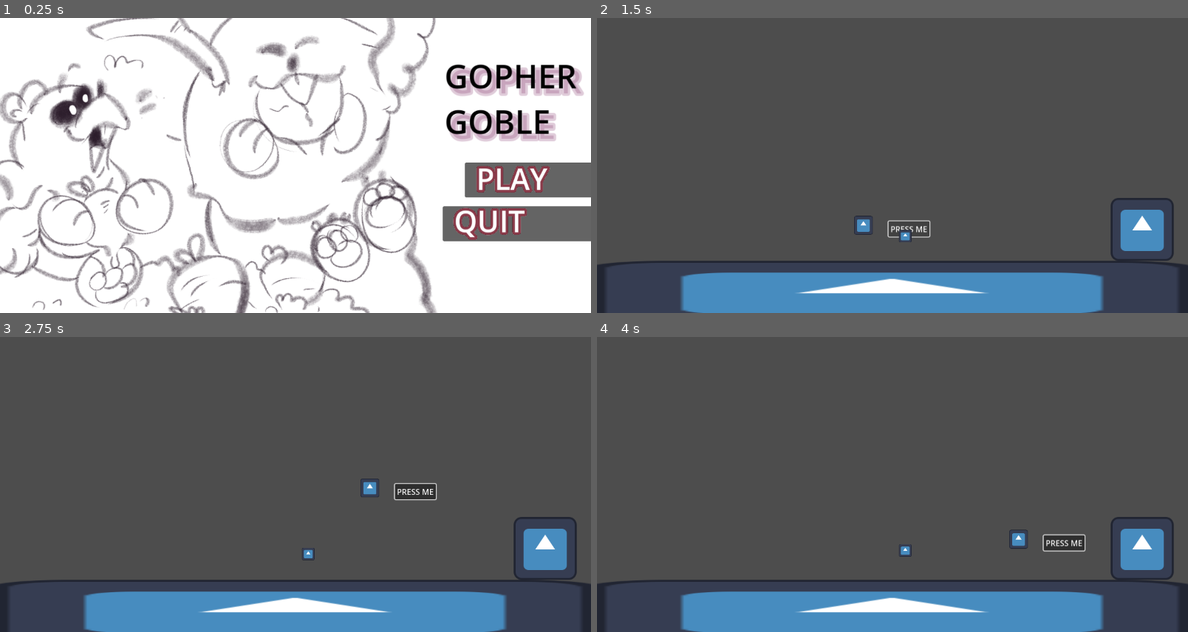
Above: before the commit, frames 1-4 (two rows, left to right).
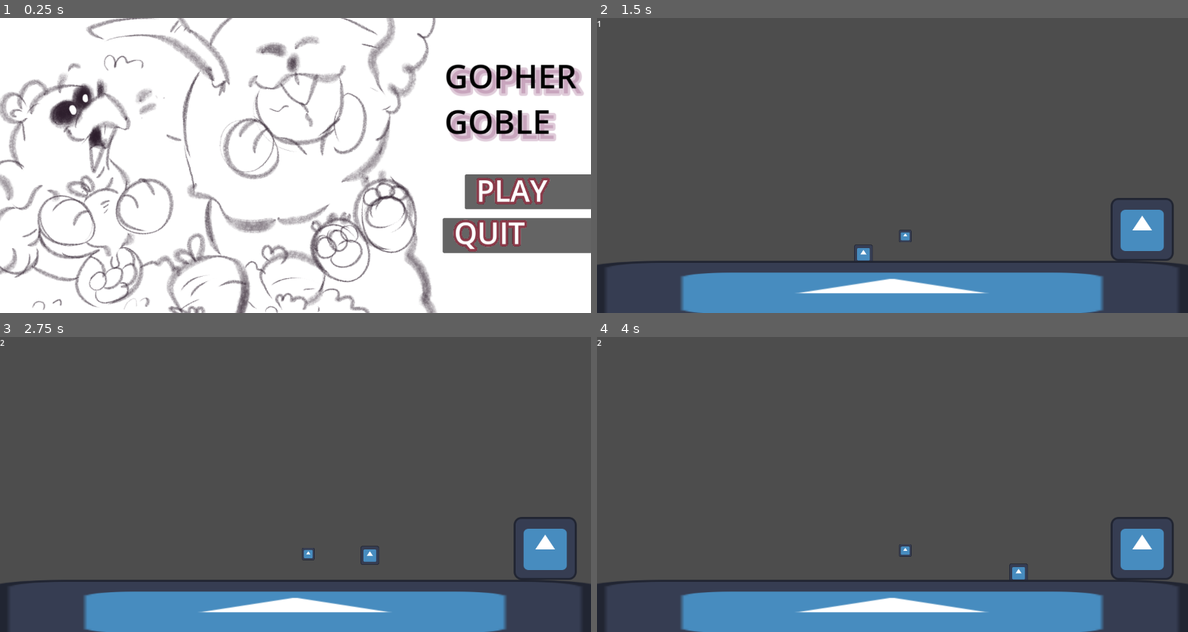
Above: after the commit, the same moments.

Repository: Kapioga/Gopher-Goble
Game: Godot game, scene res://Scenes/start_screen.tscn
The game is run twice, just before and just after one commit, with the same random seed, the same clock (stepped at 60 frames per second) and the same inputs. The engine's default icon, where the game draws it, is replaced by a stand-in: a white triangle on a blue panel in a dark square.
Inputs (mouse positions are in pixels of both pictures, inside the frame that each line leads up to):
- Up to frame 1 (0.25 s): no input
- Up to frame 2 (1.5 s): click "PLAY" at 0.5 s; click (910, 256) at 1.25 s, where only the run before the commit has a clickable "PRESS ME"
- Up to frame 3 (2.75 s): tap Enter (ui_accept) at 2, 2.27 s; move the mouse to (425, 469) at 2.02 s; hold Right (Right) from 2.03 s (still down)
- Up to frame 4 (4 s): move the mouse to (774, 499) at 2.77 s; tap Enter (ui_accept) at 3.02 s; move the mouse to (951, 419) at 3.52 s; release Right (Right) at 3.53 s; hold Left (Left) from 3.53 s (still down)

The runs differ from the first frame. In frame 1, 4.5% of the frame differs, in the area x 74-100%, y 49-80%; in frame 2, 0.4%; in frame 3, 0.7%; in frame 4, 0.6%.

Commit message:
Added score system (mock)

Diff:
--- a/Scenes/Game_Main.tscn
+++ b/Scenes/Game_Main.tscn
@@ -6,6 +6,9 @@
 [ext_resource type="PackedScene" uid="uid://caqqaot1qaopc" path="res://Scenes/Platform.tscn" id="3_rcexr"]
 [ext_resource type="PackedScene" uid="uid://ca3pdihfb255" path="res://Scenes/gopher.tscn" id="4_nnyj8"]
 [ext_resource type="PackedScene" uid="uid://d3rjdb1ycdumj" path="res://temp_borders.tscn" id="5_prq3j"]
+
+[sub_resource type="RectangleShape2D" id="RectangleShape2D_4jxgm"]
+size = Vector2(55, 69)
 
 [node name="GameMain" type="Node2D"]
 script = ExtResource("1_nodvi")
@@ -19,7 +22,20 @@
 [node name="Veggie" parent="." instance=ExtResource("3_1isrd")]
 position = Vector2(626, 446)
 
+[node name="ScoreDetect" type="Area2D" parent="Veggie"]
+
+[node name="CollisionShape2D" type="CollisionShape2D" parent="Veggie/ScoreDetect"]
+position = Vector2(0, 1)
+shape = SubResource("RectangleShape2D_4jxgm")
+
 [node name="Gopher" parent="." instance=ExtResource("4_nnyj8")]
 position = Vector2(1107, 430)
 
 [node name="TempBorders" parent="." instance=ExtResource("5_prq3j")]
+
+[node name="ScoreLabel" type="Label" parent="."]
+offset_right = 186.0
+offset_bottom = 67.0
+size_flags_horizontal = 4
+
+[connection signal="area_entered" from="Veggie/ScoreDetect" to="." method="_on_score_detect_area_entered"]
--- a/Scenes/Player.tscn
+++ b/Scenes/Player.tscn
@@ -26,6 +26,7 @@
 shape = SubResource("RectangleShape2D_7jssq")
 
 [node name="Button" type="Button" parent="."]
+visible = false
 offset_left = 51.0
 offset_top = -8.0
 offset_right = 59.0
--- a/Scenes/start_screen.tscn
+++ b/Scenes/start_screen.tscn
@@ -18,7 +18,6 @@
 
 [sub_resource type="Animation" id="Animation_p80m3"]
 resource_name = "MenuWiggle"
-loop_mode = 1
 tracks/0/type = "value"
 tracks/0/imported = false
 tracks/0/enabled = true
@@ -30,6 +29,21 @@
 "transitions": PackedFloat32Array(1, 1, 1),
 "update": 0,
 "values": [Vector2(875, 167), Vector2(875, 151), Vector2(875, 167)]
+}
+
+[sub_resource type="Animation" id="Animation_0pglj"]
+resource_name = "QuitButWiggle"
+tracks/0/type = "value"
+tracks/0/imported = false
+tracks/0/enabled = true
+tracks/0/path = NodePath("../QuitButton:position")
+tracks/0/interp = 1
+tracks/0/loop_wrap = true
+tracks/0/keys = {
+"times": PackedFloat32Array(0, 0.5, 1),
+"transitions": PackedFloat32Array(1, 1, 1),
+"update": 0,
+"values": [Vector2(830, 256), Vector2(830, 245), Vector2(830, 256)]
 }
 
 [sub_resource type="Animation" id="Animation_da8cx"]
@@ -59,22 +73,6 @@
 "values": [Vector2(830, 256)]
 }
 
-[sub_resource type="Animation" id="Animation_0pglj"]
-resource_name = "QuitButWiggle"
-loop_mode = 1
-tracks/0/type = "value"
-tracks/0/imported = false
-tracks/0/enabled = true
-tracks/0/path = NodePath("../QuitButton:position")
-tracks/0/interp = 1
-tracks/0/loop_wrap = true
-tracks/0/keys = {
-"times": PackedFloat32Array(0, 0.5, 1),
-"transitions": PackedFloat32Array(1, 1, 1),
-"update": 0,
-"values": [Vector2(830, 256), Vector2(830, 245), Vector2(830, 256)]
-}
-
 [sub_resource type="AnimationLibrary" id="AnimationLibrary_ktewy"]
 _data = {
 "MenuWiggle": SubResource("Animation_p80m3"),
@@ -102,7 +100,7 @@
 label_settings = SubResource("LabelSettings_ej6qv")
 
 [node name="Buttons" type="CanvasGroup" parent="."]
-position = Vector2(69, 127)
+position = Vector2(69, 151)
 
 [node name="PlayButton" type="Button" parent="Buttons"]
 anchors_preset = 15
--- a/Scripts/Game_Main.gd
+++ b/Scripts/Game_Main.gd
@@ -1,5 +1,7 @@
 extends Node2D
 
+@onready var label = $ScoreLabel
+var score: int = 0
 
 # Called when the node enters the scene tree for the first time.
 func _ready():
@@ -14,3 +16,11 @@
 func leavepan():
 	if Input.is_action_just_pressed("Exit"):
 		get_tree().change_scene_to_file("res://Scenes/start_screen.tscn")
+
+
+
+#Adds score to label
+func _on_score_detect_area_entered(area):
+	var newscore = 1
+	score += newscore
+	label.text = str(score)
Binary file changed: Planning/Lil mouse dude.png
Not shown: 1 places in Scenes/Game_Main.tscn that only renumber resources
Not shown, changed: Planning/Gopher walk mayhaps.clip
Not shown, changed: Planning/Lil mouse dude.clip
Not shown, added: Planning/Lil mouse dude.mp4
